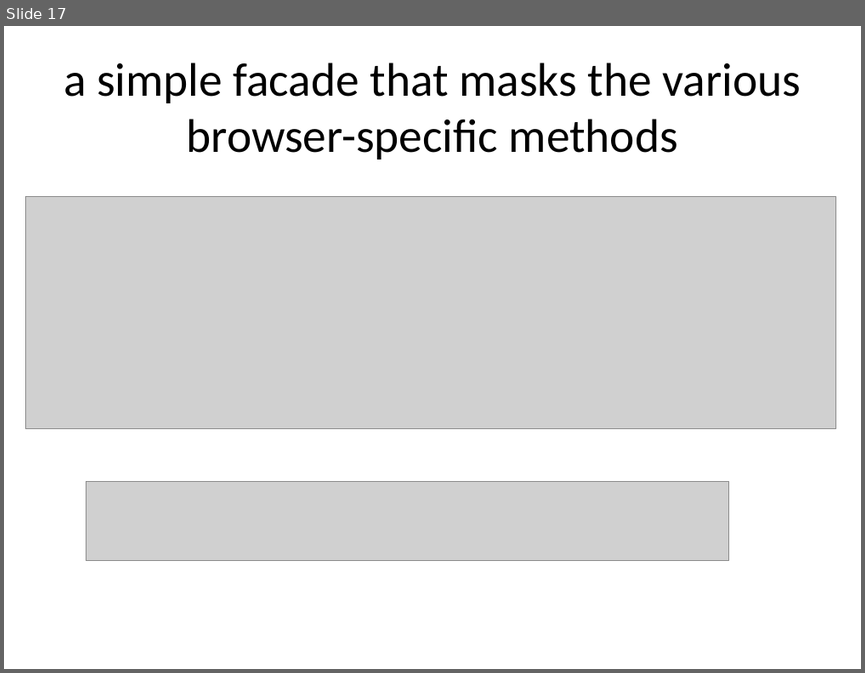
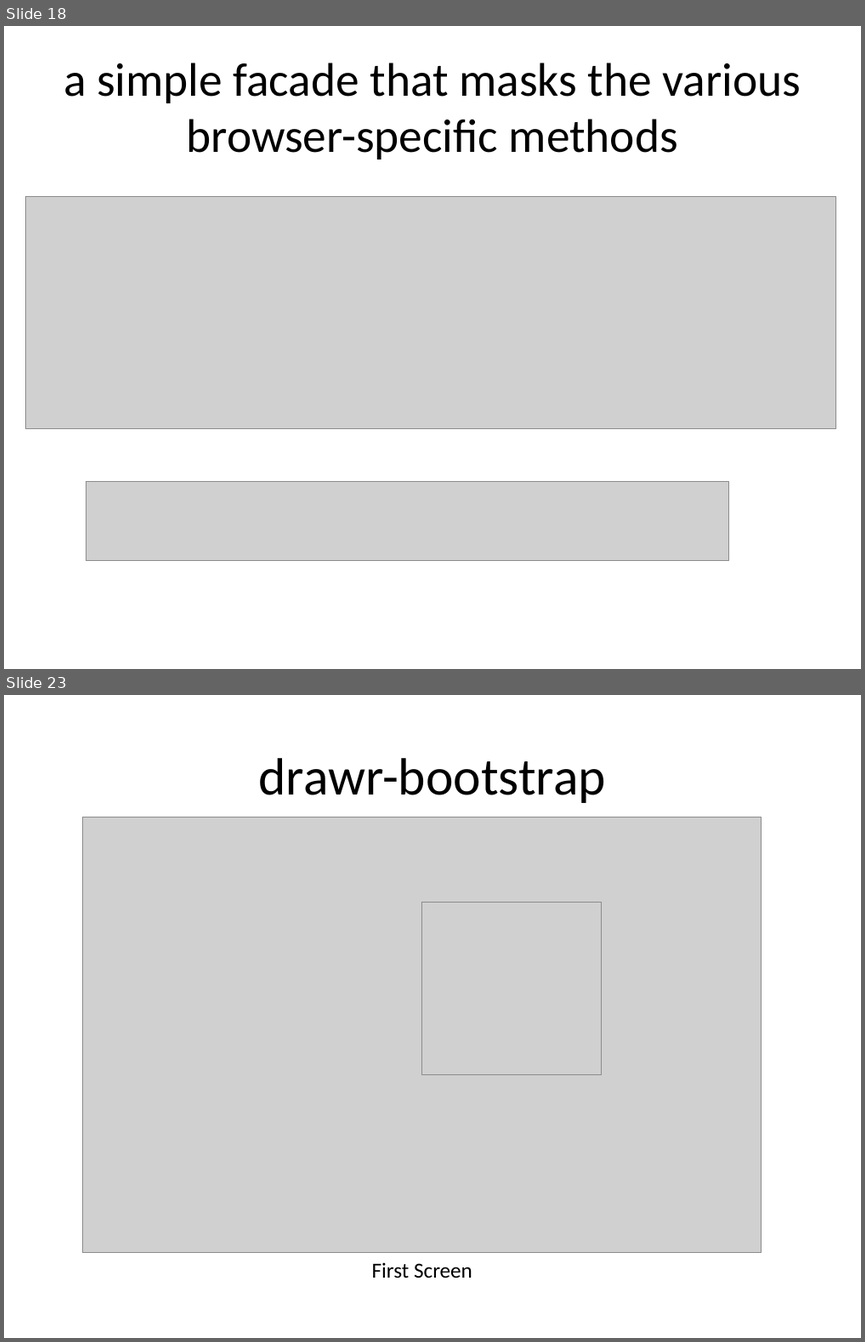
Before and after one commit to chrpapa/Javascript-Seminar, a slide deck: presentation/Presentation.pptx. Shown one above the other, each under a label of ours: slide 17 before the commit, slides 18 and 23 after it; the slides between them are not shown. The pictures are 865x673 and 865x1342 pixels, drawn with LibreOffice and Linux fonts; fonts in the diff are those of the drawing; grey boxes stand for pictures. Boxes give left, top, right and bottom in pixels: in the first picture for what was removed or moved away, otherwise in the second. Text is boxed around its words. In the diff, an @@ line names an element or a change of style, - is before the commit and + after.

```diff
--- a/presentation/Presentation.pptx
+++ b/presentation/Presentation.pptx
@@ slide 23 added at [4, 695, 861, 1338], background #FFFFFF @@
@@ title added at [259, 758, 606, 803], 44 pt, text #000000 @@
+drawr-bootstrap
@@ picture added at [83, 817, 761, 1252] @@
@@ picture added at [421, 902, 601, 1075] @@
@@ text added at [372, 1262, 472, 1277], 18 pt, text #000000 @@
+First Screen
@@ what was slide 17 is now slide 18 @@
```
Also in this commit, not shown: 4 slides changed, 8 other slides added, 7 other files.
